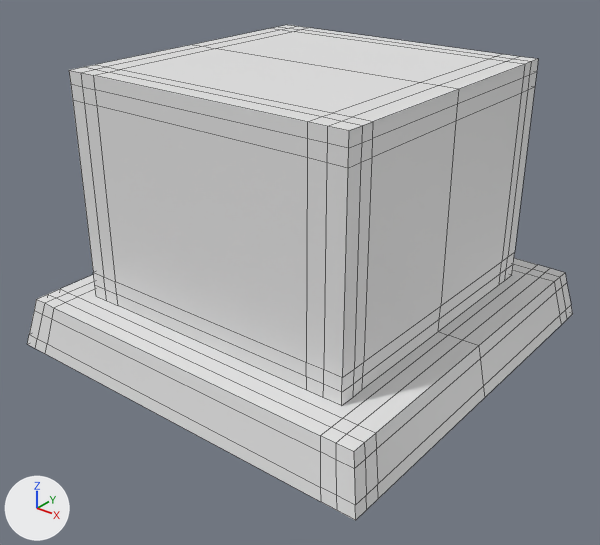
Two versions of the FBX model Assets/Prefabs/Environment/New/4 Sides Building.fbx, one commit apart.
Both versions are drawn from a 50 mm lens placed at (2.3, -2.95, 1.88), pointed at (0.05, -0.14, 0.14). The lights are fixed; the arrows at lower left show +X, +Y and +Z. Mesh edges are drawn as thin lines. Where no turn or scale is listed for an object, it has been applied to the vertices.

Objects in the first picture: '4 Sides Ground', '4 Sides House'.
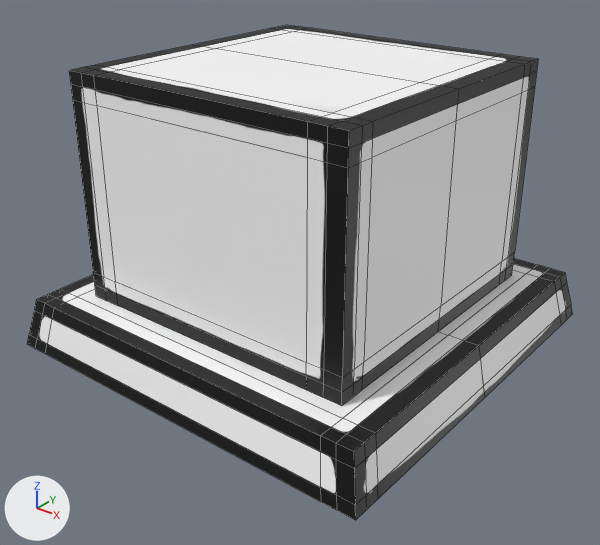
The newer file is also turned or shifted as a whole; pictures and numbers use the older file's frame.

Changed parts and their boxes (x1, y1, x2, y2) in the pictures (600 x 545 px):
'4 Sides House', surface changed
    both: (69, 25, 538, 406)
'4 Sides Ground', surface changed
    both: (27, 258, 573, 520)

Edits to the bpy script that builds the scene:
```text
Add img_white_base_color_png:
    img_white_base_color_png = load_image('WHITE_Base_color.png', '../../../Art/2D Textures/House/Final/WHITE_Base_color.png', 4096, 4096, 'sRGB')
Change mat_white:
    remove mat_white.base_color = (0.8, 0.8, 0.8)  # white #e7e7e7
    add mat_white.texture = img_white_base_color_png
```
